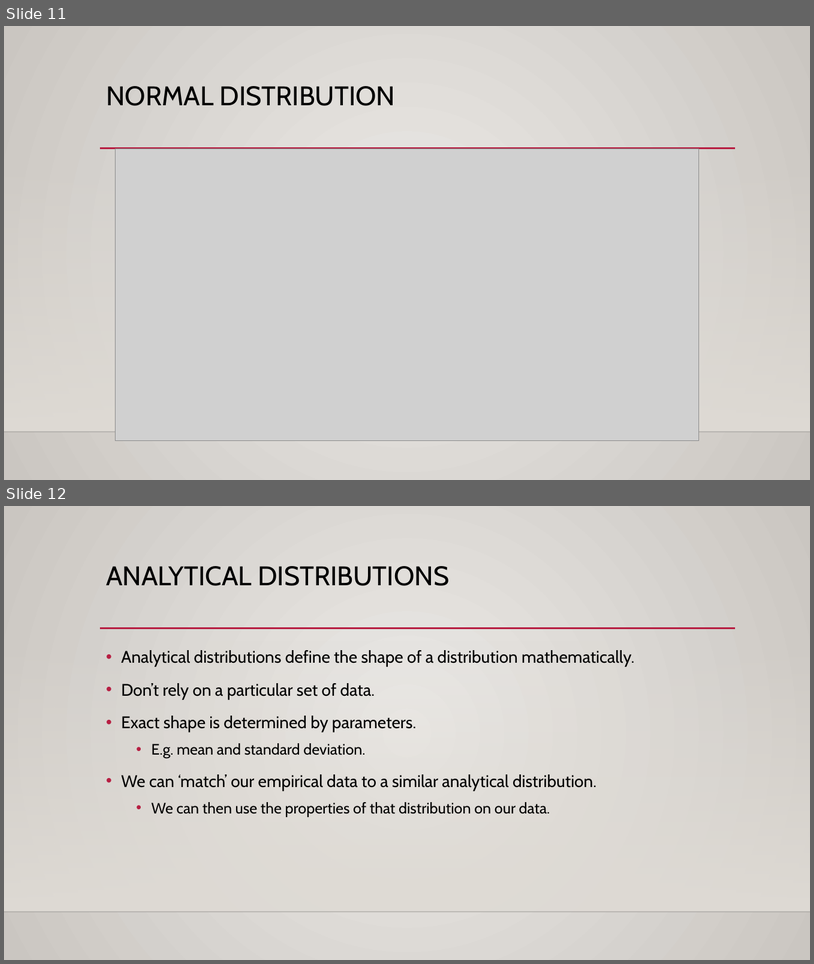
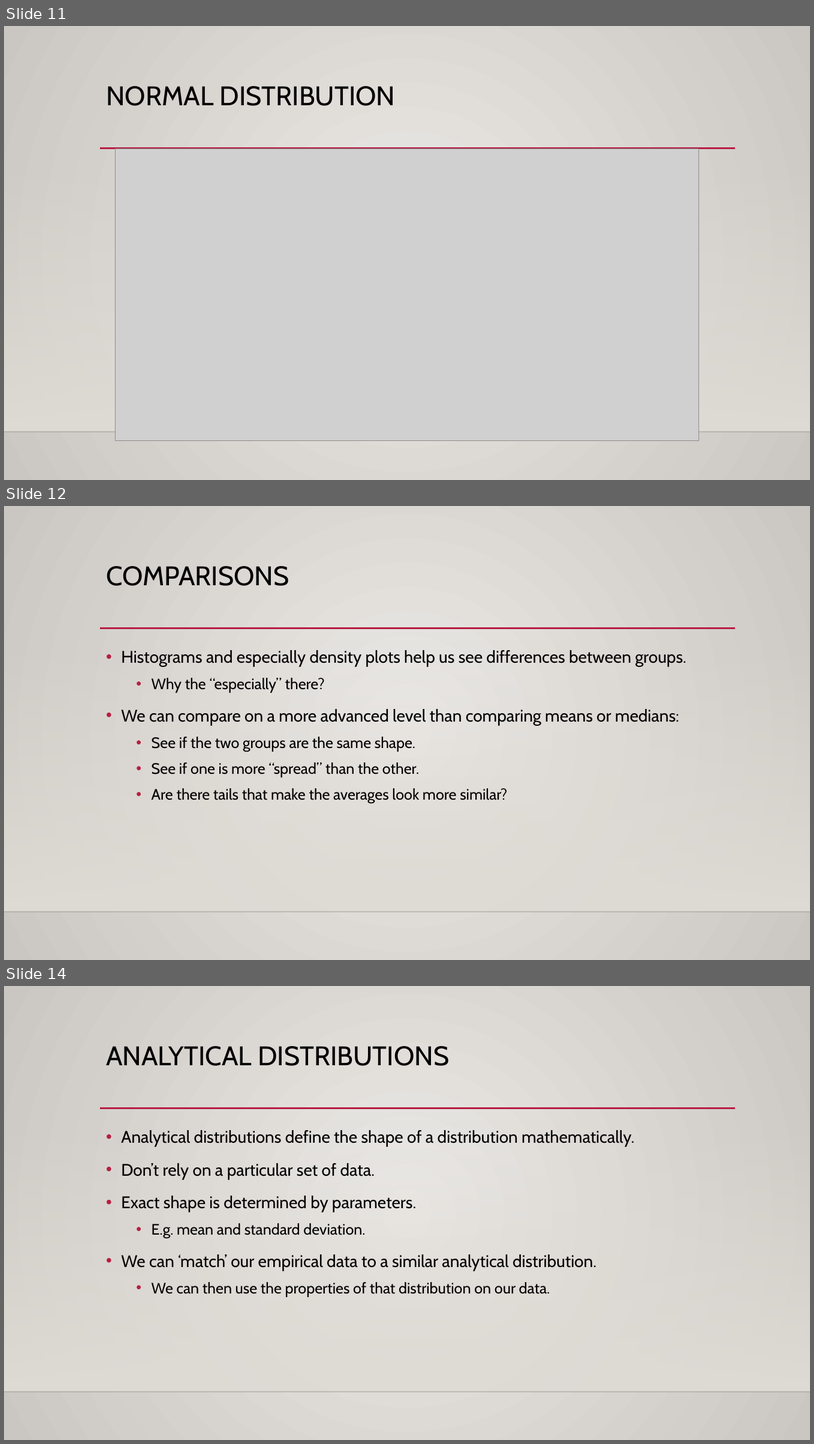
Before and after one commit to AkeemSemper/Basic_Stats_in_Python_Student_Workbooks, a slide deck: reference_material/slides/003_Distribution_Basics.pptx. Shown one above the other, each under a label of ours: slides 11 and 12 before the commit, slides 11, 12 and 14 after it; the slides between them are not shown. The pictures are 814x964 and 814x1444 pixels, drawn with LibreOffice and Linux fonts; fonts in the diff are those of the drawing; grey boxes stand for pictures; background and template pictures are left out. Boxes give left, top, right and bottom in pixels: in the first picture for what was removed or moved away, otherwise in the second. Text is boxed around its words. In the diff, an @@ line names an element or a change of style, - is before the commit and + after.

```diff
--- a/reference_material/slides/003_Distribution_Basics.pptx
+++ b/reference_material/slides/003_Distribution_Basics.pptx
@@ slide 12 added at box(4, 506, 810, 960), background gradient #ECEAE7 to #CAC7C1; not listed: 3 template elements that a slide beside it also shows @@
@@ title added at box(106, 566, 290, 586), 32 pt, text #000000 @@
+COMPARISONS
@@ text added at box(121, 650, 687, 804), 18 pt, text #000000 @@
+• Histograms and especially density plots help us see differences between groups.
+  • Why the “especially” there?
+• We can compare on a more advanced level than comparing means or medians:
+  • See if the two groups are the same shape.
+  • See if one is more “spread” than the other.
+  • Are there tails that make the averages look more similar?
@@ what was slide 12 is now slide 14 @@
```
Also in this commit, not shown: 1 slide changed, 1 other slide added, 1 other file.
